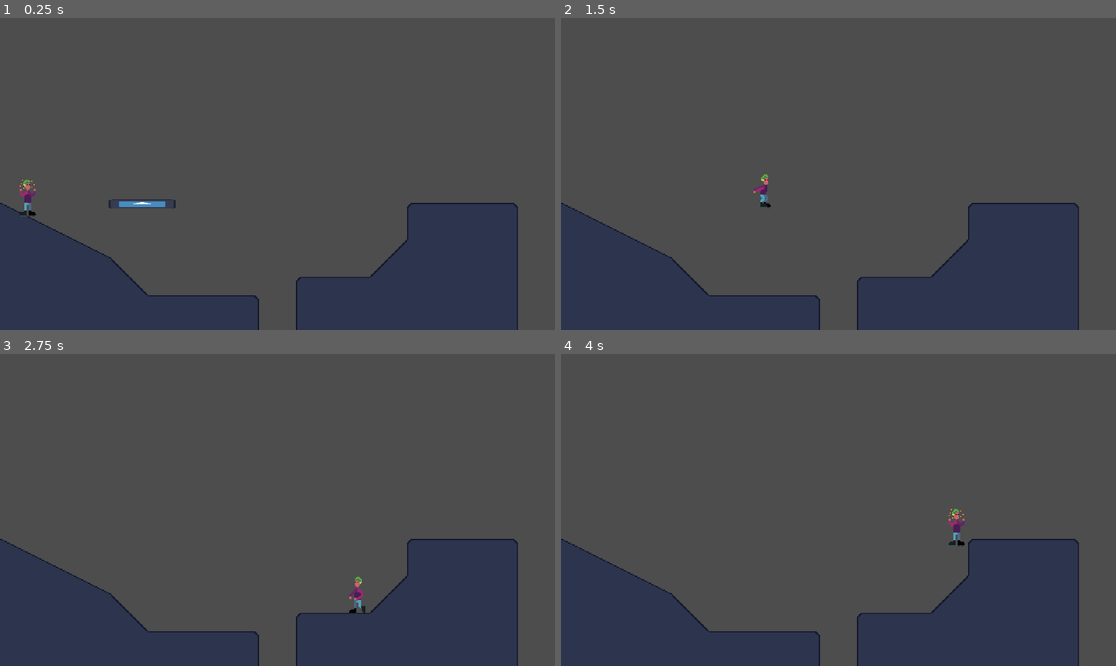
Above: before the commit, frames 1-4 (two rows, left to right).
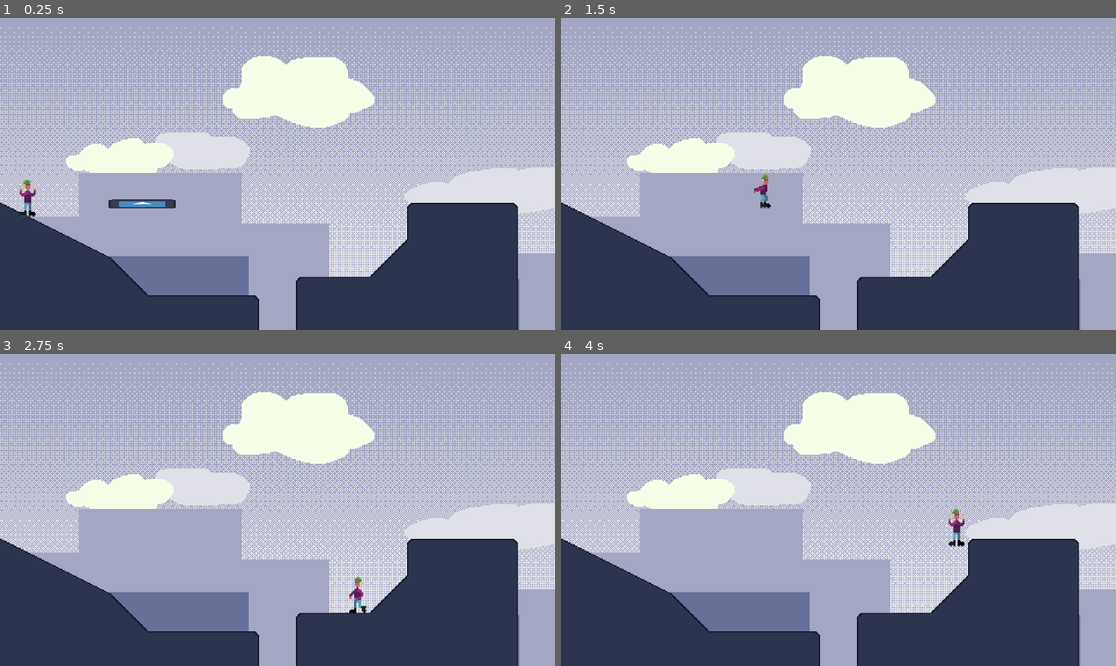
Above: after the commit, the same moments.

Repository: JordanEmme/196-gamejam
Game: Godot game, scene res://levels/City.tscn
The game is run twice, just before and just after one commit, with the same random seed, the same clock (stepped at 60 frames per second) and the same inputs. The engine's default icon, where the game draws it, is replaced by a stand-in: a white triangle on a blue panel in a dark square.
Inputs (mouse positions are in pixels of both pictures, inside the frame that each line leads up to):
- Up to frame 1 (0.25 s): no input
- Up to frame 2 (1.5 s): tap Enter at 0.5 s; move the mouse to (960, 158) at 0.52 s; hold D (right) from 0.53 s (still down); right-click (960, 158) at 0.6 s; tap Space (jump) at 0.77 s; move the mouse to (727, 189) at 1.27 s; right-click (727, 189) at 1.35 s
- Up to frame 3 (2.75 s): tap Space (jump) at 1.52 s; move the mouse to (333, 441) at 2.02 s; release D (right) at 2.03 s; hold A (left) from 2.03 s (still down); right-click (333, 441) at 2.1 s
- Up to frame 4 (4 s): move the mouse to (810, 572) at 2.77 s; release A (left) at 2.78 s; hold D (right) from 2.78 s (still down); right-click (810, 572) at 2.85 s; tap Space (jump) at 3.02, 3.77 s; move the mouse to (1005, 556) at 3.52 s; right-click (1005, 556) at 3.6 s

The runs differ from the first frame. In frame 1, 78% of the frame differs, in the area x 0-100%, y 0-100%; in frame 2, 78%; in frame 3, 78%; in frame 4, 78%.

Commit message:
background

Diff:
--- a/game/levels/City.tscn
+++ b/game/levels/City.tscn
@@ -1,8 +1,12 @@
-[gd_scene load_steps=6 format=4 uid="uid://dld8vt1jtcdcr"]
+[gd_scene load_steps=10 format=4 uid="uid://dld8vt1jtcdcr"]
 
 [ext_resource type="PackedScene" uid="uid://ccsuiov4ju6lv" path="res://characters/antifa.tscn" id="2_0d5ds"]
 [ext_resource type="Texture2D" uid="uid://cuctnkrc7beqw" path="res://assets/tilemap.png" id="2_kuu6s"]
-[ext_resource type="PackedScene" uid="uid://cm7uxrmb3akh0" path="res://assets/rail.tscn" id="3_4ikc1"]
+[ext_resource type="Texture2D" uid="uid://cg6goba3sudw6" path="res://assets/backgrounds/buildings.png" id="3_4ikc1"]
+[ext_resource type="Texture2D" uid="uid://c0ywall4p0xk6" path="res://assets/backgrounds/near_clouds.png" id="4_i3iap"]
+[ext_resource type="Texture2D" uid="uid://7jb7qcnfy1rt" path="res://assets/backgrounds/far_clouds.png" id="5_aw0ow"]
+[ext_resource type="Texture2D" uid="uid://cfpybp1f7u4cn" path="res://assets/backgrounds/sky.png" id="6_0xxye"]
+[ext_resource type="PackedScene" path="res://assets/rail.tscn" id="6_aw0ow"]
 
 [sub_resource type="TileSetAtlasSource" id="TileSetAtlasSource_4ikc1"]
 texture = ExtResource("2_kuu6s")
@@ -98,6 +102,44 @@
 texture_filter = 1
 metadata/_edit_lock_ = true
 
+[node name="Background" type="Node2D" parent="."]
+
+[node name="Buildings" type="Parallax2D" parent="Background"]
+scroll_scale = Vector2(0.7, 0.7)
+repeat_size = Vector2(960, 0)
+
+[node name="Sprite2D" type="Sprite2D" parent="Background/Buildings"]
+z_index = -1
+texture = ExtResource("3_4ikc1")
+centered = false
+
+[node name="NearClouds" type="Parallax2D" parent="Background"]
+scroll_scale = Vector2(0.5, 0.5)
+repeat_size = Vector2(960, 0)
+
+[node name="Sprite2D" type="Sprite2D" parent="Background/NearClouds"]
+z_index = -2
+texture = ExtResource("4_i3iap")
+centered = false
+
+[node name="FarClouds" type="Parallax2D" parent="Background"]
+scroll_scale = Vector2(0.3, 0.3)
+repeat_size = Vector2(960, 0)
+
+[node name="Sprite2D" type="Sprite2D" parent="Background/FarClouds"]
+z_index = -3
+texture = ExtResource("5_aw0ow")
+centered = false
+
+[node name="Sky" type="Parallax2D" parent="Background"]
+scroll_scale = Vector2(0.1, 0.1)
+repeat_size = Vector2(960, 0)
+
+[node name="Sprite2D" type="Sprite2D" parent="Background/Sky"]
+z_index = -4
+texture = ExtResource("6_0xxye")
+centered = false
+
 [node name="Ground" type="TileMapLayer" parent="."]
 texture_filter = 1
 tile_map_data = PackedByteArray("AAAAAAoAAgABAAMAAAABAAoAAgACAAMAAAACAAsAAgABAAMAAAADAAsAAgACAAMAAAAEAAwAAgABAAMAAAAFAA …(1808 unchanged characters)…
@@ -105,7 +147,7 @@
 
 [node name="Grindables" type="Node2D" parent="."]
 
-[node name="Rail" parent="Grindables" instance=ExtResource("3_4ikc1")]
+[node name="Rail" parent="Grindables" instance=ExtResource("6_aw0ow")]
 position = Vector2(123, 161)
 
 [node name="Antifa" parent="." instance=ExtResource("2_0d5ds")]
Binary file added: game/assets/backgrounds/buildings.png
Not shown, added: game/assets/backgrounds/buildings.png.import
Binary file added: game/assets/backgrounds/far_clouds.png
Not shown, added: game/assets/backgrounds/far_clouds.png.import
Binary file added: game/assets/backgrounds/near_clouds.png
Not shown, added: game/assets/backgrounds/near_clouds.png.import
Binary file added: game/assets/backgrounds/sky.png
Not shown, added: game/assets/backgrounds/sky.png.import
